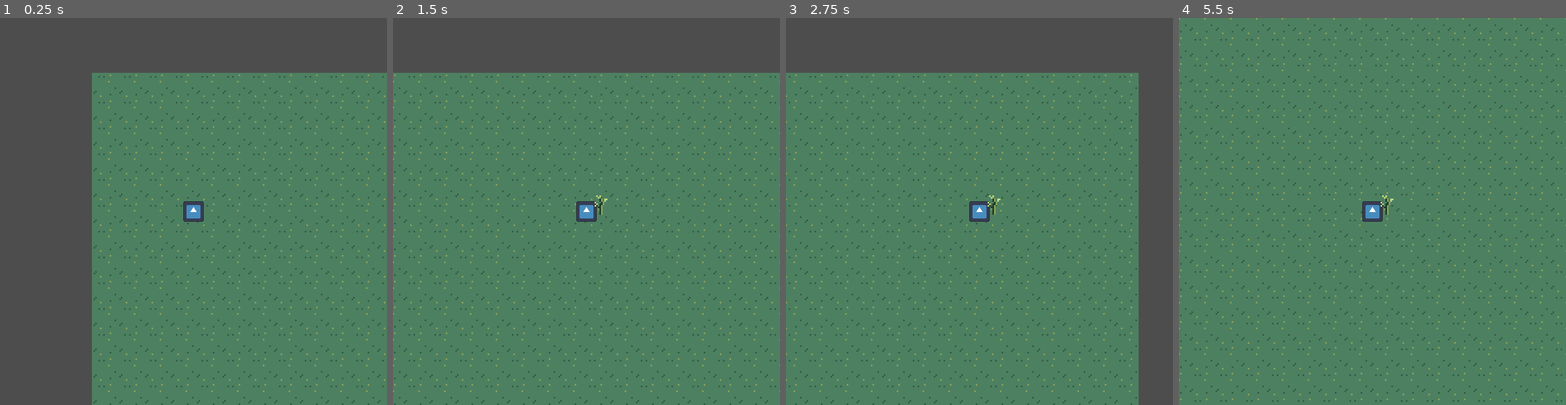
Above: before the commit, frames 1-4 (left to right).
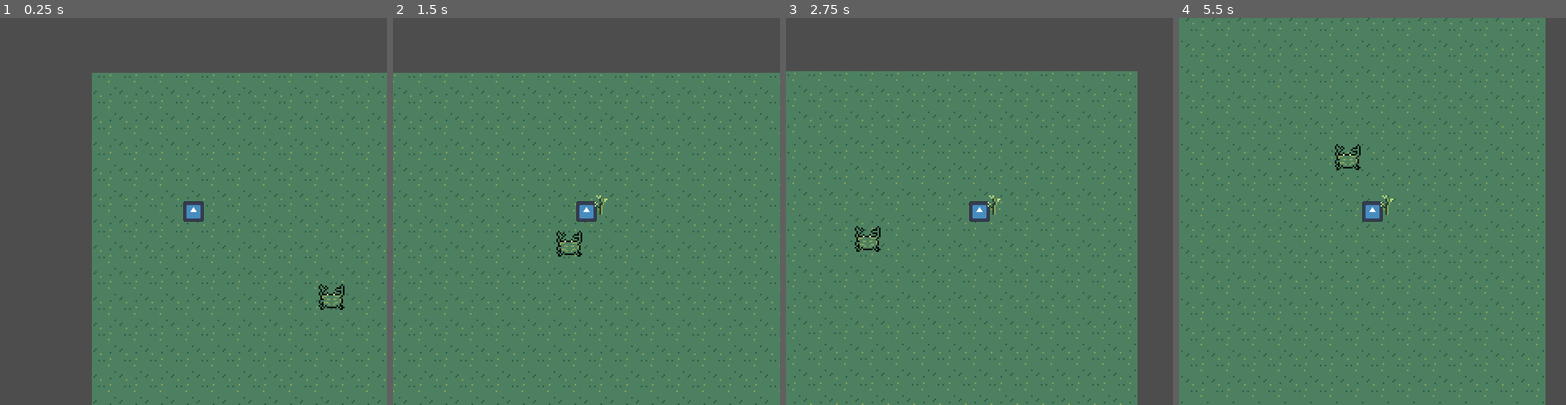
Above: after the commit, the same moments.

Repository: michaelwiest/godot-noah-game
Game: Godot game, scene res://scenes/main.tscn
Same seed, same stepped clock (60 frames per second), same inputs: the game is played once before the commit and once after it. The engine's default icon, where the game draws it, is replaced by a stand-in: a white triangle on a blue panel in a dark square.
Inputs (mouse positions are in pixels of both pictures, inside the frame that each line leads up to):
- Up to frame 1 (0.25 s): no input
- Up to frame 2 (1.5 s): tap Enter (ui_accept) at 0.5, 0.77 s; move the mouse to (671, 192) at 0.52 s; hold Right (ui_right) 0.53-1.25 s; click (671, 192) at 0.67 s; drag from (509, 230) to (586, 211) at 1.27 s
- Up to frame 3 (2.75 s): tap Enter (ui_accept) at 2 s; move the mouse to (1018, 126) at 2.02 s; hold Right (ui_right) from 2.03 s (still down)
- Up to frame 4 (5.5 s): release Right (ui_right) at 2.75 s; drag from (1353, 288) to (1256, 296) at 2.77 s; move the mouse to (1488, 269) at 3.52 s; hold Left (ui_left) 3.53-4.25 s; tap Enter (ui_accept) at 3.77 s; drag from (1256, 153) to (1380, 296) at 4.27 s; move the mouse to (1391, 211) at 5.02 s; hold Down (ui_down) from 5.03 s (still down); click (1391, 211) at 5.17 s

The runs differ from the first frame. In frame 1, 0.2% of the frame differs, in the area x 82-90%, y 68-76%; in frame 2, 0.2%; in frame 3, 6.2%; in frame 4, 12%, in the area x 0-100%, y 0-100%.
Error before the commit: Parse Error: Unexpected "Identifier" in class body. (res://scripts/enemies/TargetComputer.gd:0)

Commit message:
Cleaned up code probably ready for PR.

Diff:
--- a/game/scenes/enemies/Enemy.tscn
+++ b/game/scenes/enemies/Enemy.tscn
@@ -29,5 +29,6 @@
 
 [node name="TargetDetector" parent="TargetComputer" index="1"]
 collision_layer = 0
+is_attractor = true
 
 [editable path="TargetComputer"]
--- a/game/scenes/enemies/TargetComputer.tscn
+++ b/game/scenes/enemies/TargetComputer.tscn
@@ -10,6 +10,7 @@
 is_attractor = false
 
 [node name="TargetDetector" parent="." instance=ExtResource("2_x3xna")]
+is_attractor = true
 
 [connection signal="body_entered" from="AvoidDetector" to="AvoidDetector" method="_on_body_entered"]
 [connection signal="body_exited" from="AvoidDetector" to="AvoidDetector" method="_on_body_exited"]
--- a/game/scenes/enemies/crab/Crab.tscn
+++ b/game/scenes/enemies/crab/Crab.tscn
@@ -51,6 +51,9 @@
 shape = SubResource("CapsuleShape2D_m0k37")
 debug_color = Color(0, 0.6, 0.701961, 0.419608)
 
+[node name="TargetComputer" parent="." index="7"]
+debug_widget = false
+
 [node name="AvoidDetector" parent="TargetComputer" index="0"]
 collision_layer = 0
 collision_mask = 128
--- a/game/scenes/enemies/urchin/urchin.tscn
+++ b/game/scenes/enemies/urchin/urchin.tscn
@@ -27,6 +27,9 @@
 [node name="AvoidDetector" parent="TargetComputer" index="0" instance=ExtResource("5_4hln8")]
 is_attractor = false
 
+[node name="TargetDetector" parent="TargetComputer" index="2"]
+is_attractor = true
+
 [connection signal="body_entered" from="TargetComputer/AvoidDetector" to="TargetComputer/AvoidDetector" method="_on_body_entered" flags=18]
 [connection signal="body_exited" from="TargetComputer/AvoidDetector" to="TargetComputer/AvoidDetector" method="_on_body_exited" flags=18]
 
--- a/game/scripts/core/boxes/TargetDetector.gd
+++ b/game/scripts/core/boxes/TargetDetector.gd
@@ -1,3 +1,6 @@
+"""
+This should be extended to handle multiple detected objects.
+"""
 extends Area2D
 
 var target = null
@@ -6,25 +9,16 @@
 @export var is_attractor: bool = true
 @export var ignored_body: CharacterBody2D
 
-# Called when the node enters the scene tree for the first time.
-func _ready():
-	pass # Replace with function body.
-
 func has_target():
 	return target != null
 
 #
 func _on_timer_timeout():
-#	print("Lost target")
-#	print(target)
 	if !target_inside:
-		print("Setting target null")
 		target = null
 
 
 func _on_body_entered(body):
-	print(body)
-
 	if ignored_body != null and body != ignored_body:
 		target = body
 		target_inside = true
@@ -32,40 +26,5 @@
 
 
 func _on_body_exited(body):
-#	print("Timer start")
 	timer.start()
 	target_inside = false
-
-
-#extends Area2D
-#
-#var targets: Array[Entity] = []
-#var target_inside: bool = false
-#@onready var timer = $Timer
-#@onready var is_attractor: bool = true
-#
-## Called when the node enters the scene tree for the first time.
-#func _ready():
-#	pass # Replace with function body.
-#
-#func has_target():
-#	return len(targets) > 0
-#
-##
-#func _on_timer_timeout():
-#	if !target_inside:
-#		target = null
-#
-#
-#func _on_body_entered(body):
-##	target = body
-#	if body not in targets:
-#		targets.append(body)
-#	target_inside = true
-#
-#
-#
-#func _on_body_exited(body):
-##	print("Timer start")
-#	timer.start()
-#	target_inside = false
--- a/game/scripts/enemies/Enemy.gd
+++ b/game/scripts/enemies/Enemy.gd
@@ -6,22 +6,23 @@
 @onready var target_direction: Vector2 = Vector2.ZERO
 
 func _ready():
-	# Annoyingly i have to set this here too. womp womp.
+	# Annoyingly this isn't inheriting from parent class?
+	sprite.material.set_shader_parameter("show", true)
+	# Don't get attracted or repelled by yourself.
 	target_computer.set_ignored_body(self)
-	sprite.material.set_shader_parameter("show", true)
-	print("Setting ignore for: ", self)
+
 
 func at_destination(delta):
-	return global_position.distance_to(target_position) <= 2 # (max_speed * delta) / 100
+	# This should be cleaner / not such an obvious hack.
+	return global_position.distance_to(target_position) <= 5 # (max_speed * delta) / 100
 
 func _process(delta):
+
 	var target = target_computer.compute_target(global_position)
 	if target != null:
 		target_position = target
 	else:
 		target_position = global_position
-#	print("TARGET: ", target)
-#	print("SELF: ", global_position)
 	target_direction = global_position.direction_to(target_position)
 	# This velocity is probably messed up. it acts weird.
 	if !at_destination(delta):
@@ -29,5 +30,4 @@
 										acceleration * delta)
 	else:
 		pass
-#		print("at destination")
 	move_and_slide()
--- a/game/scripts/enemies/TargetComputer.gd
+++ b/game/scripts/enemies/TargetComputer.gd
@@ -1,15 +1,18 @@
-gitextends Node2D
+"""
+Component to compute the next direction that an enemy should move in provided
+some target (usually player) and avoids (other enemies?) via TargetDetectors.
+
+This (and TargetDetector) should be extended to handle multiple targets.
+"""
+extends Node2D
 
 @onready var target_detector: Area2D = $TargetDetector
 @onready var avoid_detector: Area2D = $AvoidDetector
 
-@onready var target_vector: Vector2
-@onready var avoid_vector: Vector2
 @onready var best_vector: Vector2
 @onready var target_position: Vector2
 @onready var avoid_position: Vector2
 @onready var returned_position: Vector2
-@onready var target_avoid_angle: float
 @onready var target_weight: float = 0.0
 @onready var avoid_weight: float = 0.0
 # How much to weight the target vs the avoid.
@@ -22,7 +25,7 @@
 @export var n_candidates: int = 12
 @onready var target_scores: PackedFloat32Array
 @onready var avoid_scores: PackedFloat32Array
-
+@export var debug_widget: bool = true
 
 func make_candidate_vectors():
 	var rads_per_vec: float = (2 * PI) / n_candidates
@@ -31,6 +34,7 @@
 
 func zero_avoid_weights():
 	avoid_scores = range(0, n_candidates).map(func(_foo): return 0.0)
+
 func zero_target_weights():
 	target_scores = range(0, n_candidates).map(func(_foo): return 0.0)
 
@@ -49,16 +53,30 @@
 
 func _draw():
 	for i in range(n_candidates):
-		draw_line(Vector2.ZERO, candidate_vectors[i] * 25,  Color(255, 0, 0, abs(avoid_scores[i])), 4)
-		draw_line(Vector2.ZERO, candidate_vectors[i] * 40,  Color(0, 255, 0, abs(target_scores[i])), 2)
-	draw_line(Vector2.ZERO, best_vector * 50, Color.BLUE, 3)
+		var cv = candidate_vectors[i]
+		draw_line(cv * 15, cv * 30,  Color(255, 0, 0, abs(avoid_scores[i])), 5)
+		draw_line(cv * 15, cv * 40,  Color(0, 255, 0, abs(target_scores[i])), 3)
+	draw_line(best_vector * 15, best_vector * 50, Color.BLUE, 2)
 
 
 func compute_target(body_position: Vector2):
+	"""Computes the optimal path among n_candidate vector options via dot prod.
+
+	This computes the dot product between all candidates and the target and
+	avoid locations. It then subtracts the avoid vector candidates from the
+	attact vector candidates and weights the options by distance.
+
+	The vector with the highest score is then selected and an offset position
+	is returned. An improvement would be to just have this return a direction
+	and have the parent Enemy figure out the specific location.
+	"""
+
+	# Each of these should likely be its own function call when switching to
+	# potentially multiple targets / avoids.
 	has_target = target_detector.has_target()
 	if has_target:
 		target_position = target_detector.target.global_position
-		target_vector = body_position.direction_to(target_position)
+		var target_vector = body_position.direction_to(target_position)
 		target_scores = candidate_vectors.map(func vdot(cv): return cv.dot(target_vector))
 		target_weight = 1.0 / body_position.distance_to(target_position)
 	else:
@@ -68,8 +86,10 @@
 	has_avoid = avoid_detector.has_target()
 	if avoid_detector.has_target():
 		avoid_position = avoid_detector.target.global_position
-		avoid_vector = body_position.direction_to(avoid_position)
+		var avoid_vector = body_position.direction_to(avoid_position)
 		avoid_scores = candidate_vectors.map(func vdot(cv): return cv.dot(avoid_vector))
+		# There is probably a better value in here like a sqrt or some
+		# other function to apply.
 		avoid_weight = 1.0 / body_position.distance_to(avoid_position)
 	else:
 		avoid_weight = 0
@@ -84,6 +104,7 @@
 	var best_index: int = combined_scores.find(combined_scores.max())
 	best_vector = candidate_vectors[best_index].normalized()
 	returned_position =  body_position + best_vector * 10
-	queue_redraw()
+	if debug_widget:
+		queue_redraw()
 	return returned_position
 #
